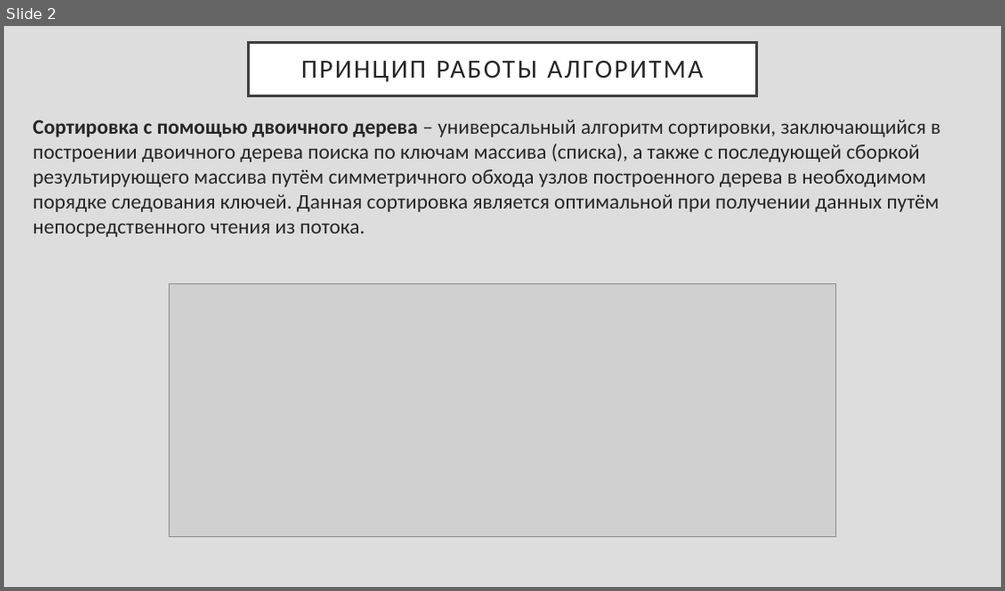
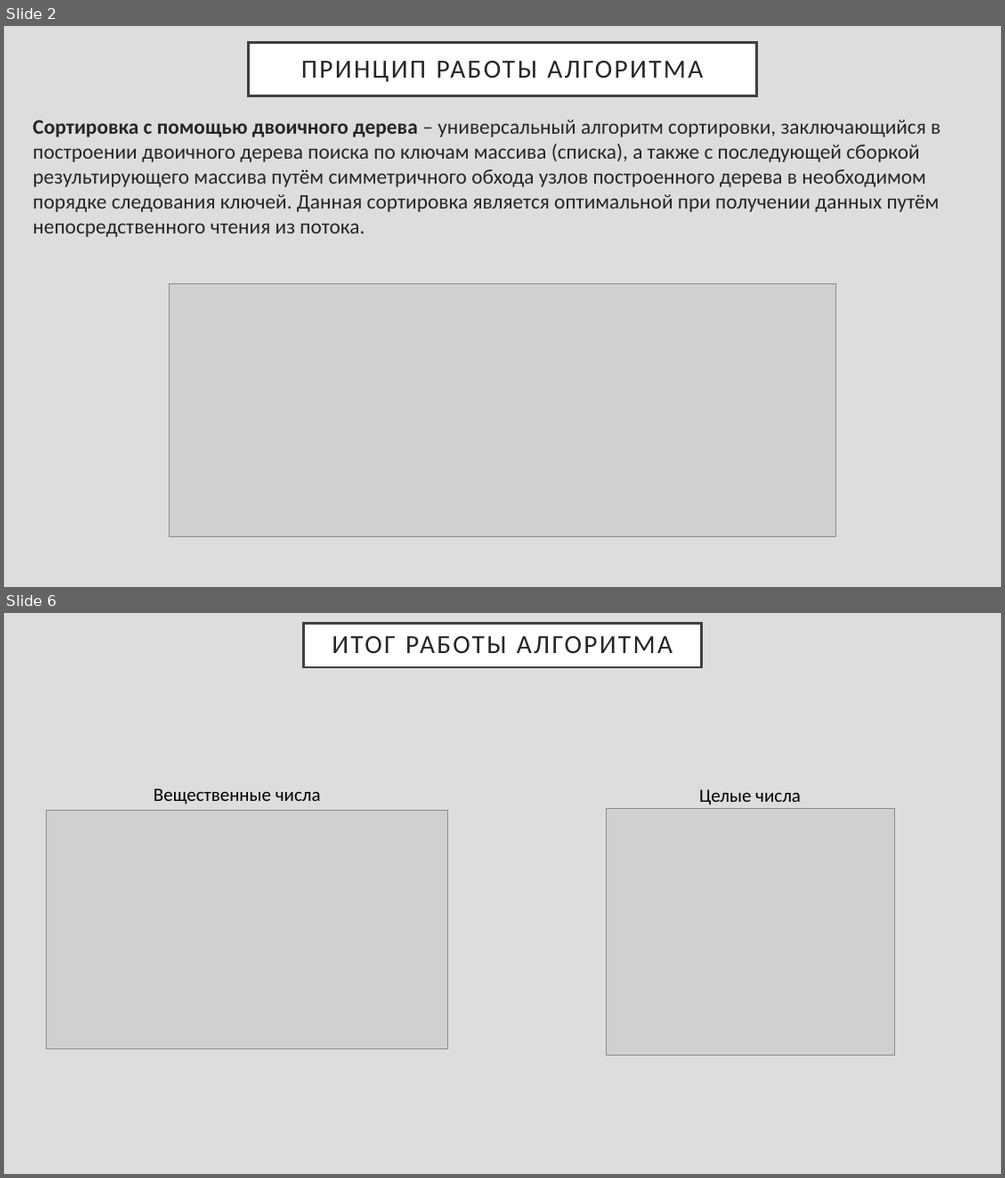
Before and after one commit to Rarmash/Procedural-Programming, a slide deck: Сортировка с помощью двоичного дерева.pptx. Shown one above the other, each under a label of ours: slide 2 before the commit, slides 2 and 6 after it; the slides between them are not shown. The pictures are 1005x591 and 1005x1178 pixels, drawn with LibreOffice and Linux fonts; fonts in the diff are those of the drawing; grey boxes stand for pictures. Boxes give left, top, right and bottom in pixels: in the first picture for what was removed or moved away, otherwise in the second. Text is boxed around its words. In the diff, an @@ line names an element or a change of style, - is before the commit and + after.

```diff
--- a/Сортировка с помощью двоичного дерева.pptx
+++ b/Сортировка с помощью двоичного дерева.pptx
@@ slide 6 added at (x1=4, y1=613, x2=1001, y2=1174), background #DDDDDD @@
@@ title added at (x1=303, y1=624, x2=702, y2=667), fill #FFFFFF, outline #404040 2.5 pt, 25.2 pt, text #262626 @@
+ИТОГ РАБОТЫ АЛГОРИТМА
@@ text added at (x1=154, y1=788, x2=321, y2=804), 18 pt, text #000000 @@
+Вещественные числа
@@ text added at (x1=699, y1=789, x2=801, y2=805), 18 pt, text #000000 @@
+Целые числа
@@ picture added at (x1=47, y1=811, x2=447, y2=1048) @@
@@ picture added at (x1=606, y1=808, x2=895, y2=1055) @@
```
Also in this commit, not shown: 5 other slides added, 1 slide removed, 4 other files.
